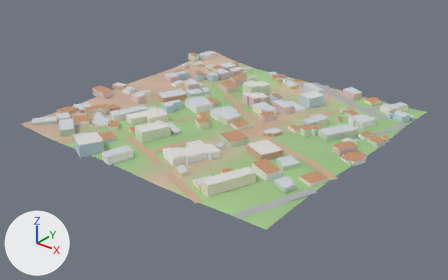
One commit to the glTF model city/lo/t_3_-5.glb: the scene before it, then after it.
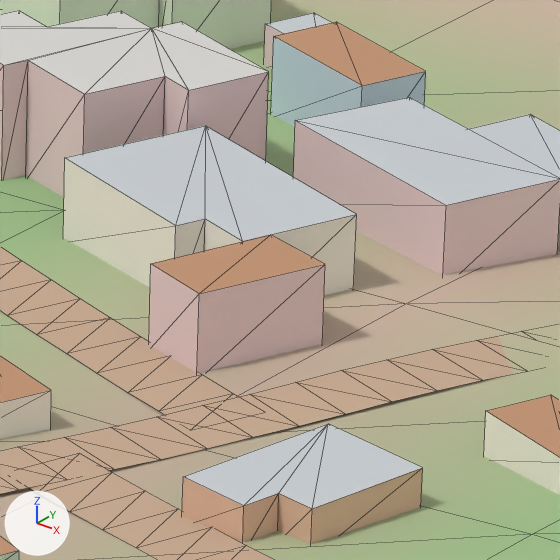
The first picture shows the older version from a 50 mm lens placed at (1205.0, -1549.0, 234.0), pointed at (897.0, -1163.0, -6.0). The close-ups show the older and then the newer version on the part from 55% to 66% of the width and 32% to 49% of the height of that picture. Only the edits that show in the close-ups are written down. Arrows for +X, +Y and +Z are at lower left; the lights stay in place. The close-ups show mesh edges as thin lines. Vertices at exactly the same position are counted once.

In view in the first close-up: 'Lo'.
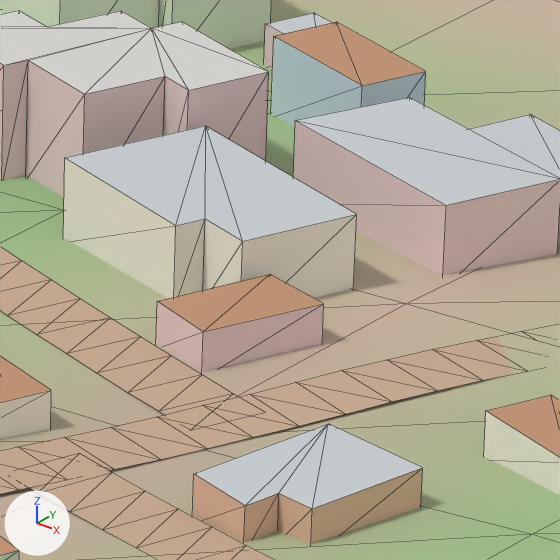
Boxes [x1, y1, x2, y2] around the edits, measured in the close-ups (560 x 560 px; the box of a moved part takes in the faces that stretch with it):
part 1 of me_lo, moved or reshaped
    before: [149, 235, 328, 543]
    after: [156, 274, 328, 542]

Patch to the scene script:
```diff
--- a/city/lo/t_3_-5.glb.py
+++ b/city/lo/t_3_-5.glb.py
@@ me_lo @@
 me_lo.from_pydata(...)  # 1757 vertices, 2129 faces; spans x 759.0..1028.0, y -1287.0..-1019.0, z 7.0..23.0
 # used by ob_lo; location = (0.0, 0.0, 0.0)
 # before: 1152 (923.0, -1141.0, 17.0) at pixel (199, 293), 1155 (927.0, -1130.0, 17.0) at pixel (325, 264), 1157 (921.0, -1128.0, 17.0) at pixel (270, 234)
-me_lo.vertices[1153].co = (917.0, -1138.0, 17.0)  # pixel (150, 263)
-me_lo.vertices[1358].co = (938.0, -1164.0, 11.0)
-me_lo.vertices[1361].co = (938.0, -1164.0, 15.0)  # pixel (183, 476)
+# me_lo part 1
+for i in [1152, 1155, 1157]: me_lo.vertices[i].co += Vector((0.0, 0.0, -3.0))
+me_lo.vertices[1153].co = (917.0, -1138.0, 14.0)  # pixel (157, 301)
+me_lo.vertices[1358].co = (939.0, -1163.0, 11.0)
+me_lo.vertices[1361].co = (939.0, -1163.0, 15.0)  # pixel (193, 473)
 me_lo.materials.append(mat_lovc)
```
